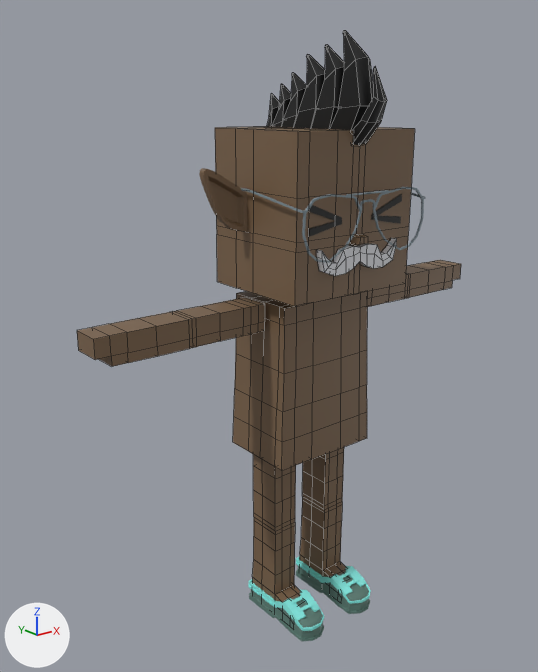
Two versions of the FBX model mustachiorascals/fbx/d75517ed-d314-4198-8c85-29bda0f79e58.fbx, one commit apart.
Both versions are drawn from a camera (50 mm lens) standing at (-0.0259, -0.0284, 0.0286) and looking at (-0.0019, 0.0016, 0.0166). The lights are fixed; the arrows at lower left show +X, +Y and +Z. Mesh edges are drawn as thin lines on the coarser meshes. Where no turn or scale is listed for an object, it has been applied to the vertices.

The first picture shows 'e_9', 'ew_aviator_2', 'eye_6', 'f_boat', 'h_mohawk', 'm_inspector', 'mustachio_arms', 'mustachio_body', 'mustachio_head', 'mustachio_legs'.
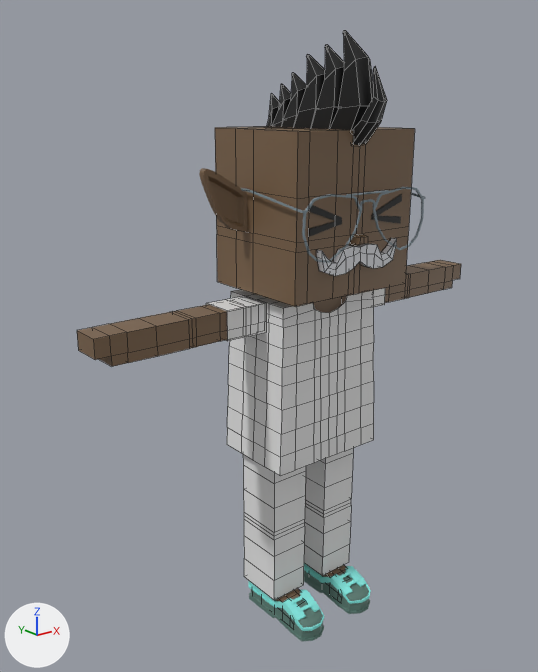
What differs and where, as boxes [x1, y1, x2, y2] in the pictures (538 x 672 px):
'c_shirt_1', added: after [227, 289, 374, 476]
'c_pants', added: after [243, 448, 353, 600]
'c_shirt_2', added: after [206, 288, 385, 341]
'mustachio_body', unchanged, covered by the edit: before [233, 291, 368, 470]; after [313, 296, 347, 313]
'mustachio_legs', unchanged, covered by the edit: before [252, 447, 347, 602]; after [275, 565, 347, 602]

What changed in the scene script:
```text
Add mat_lower_garment:
    mat_lower_garment = principled_material('lower_garment')
    mat_lower_garment.base_color = (0.8, 0.8, 0.8)  # white #e7e7e7
Add mat_upper_garment_1:
    mat_upper_garment_1 = principled_material('upper_garment_1')
    mat_upper_garment_1.base_color = (0.8, 0.8, 0.8)  # white #e7e7e7
Add me_mesh_003_1:
    me_mesh_003_1.from_pydata(...)  # 72 vertices, 64 faces; spans x -0.003..0.003, y -0.00018..0.00265, z 0.00139..0.01069
    me_mesh_003_1.materials.append(mat_lower_garment)  # white #e7e7e7
Add me_mesh_011:
    me_mesh_011.from_pydata(...)  # 230 vertices, 212 faces; spans x -0.00349..0.00349, y -0.0013..0.00353, z 0.00994..0.01894
    me_mesh_011.materials.append(mat_upper_garment_1)  # white #e7e7e7
Add me_mesh_012:
    me_mesh_012.from_pydata(...)  # 24 vertices, 18 faces; spans x -0.00561..0.00561, y 0.00027..0.00209, z 0.01737..0.01893
    me_mesh_012.materials.append(mat_upper_garment_1)  # white #e7e7e7
Add ob_c_pants:
    ob_c_pants = bpy.data.objects.new('c_pants', me_mesh_003_1)
    ob_c_pants.location = (0.0, 0.0, 0.0)
Add ob_c_shirt_1:
    ob_c_shirt_1 = bpy.data.objects.new('c_shirt_1', me_mesh_011)
    ob_c_shirt_1.location = (0.0, 0.0, 0.0)
Add ob_c_shirt_2:
    ob_c_shirt_2 = bpy.data.objects.new('c_shirt_2', me_mesh_012)
    ob_c_shirt_2.location = (0.0, 0.0, 0.0)
```
